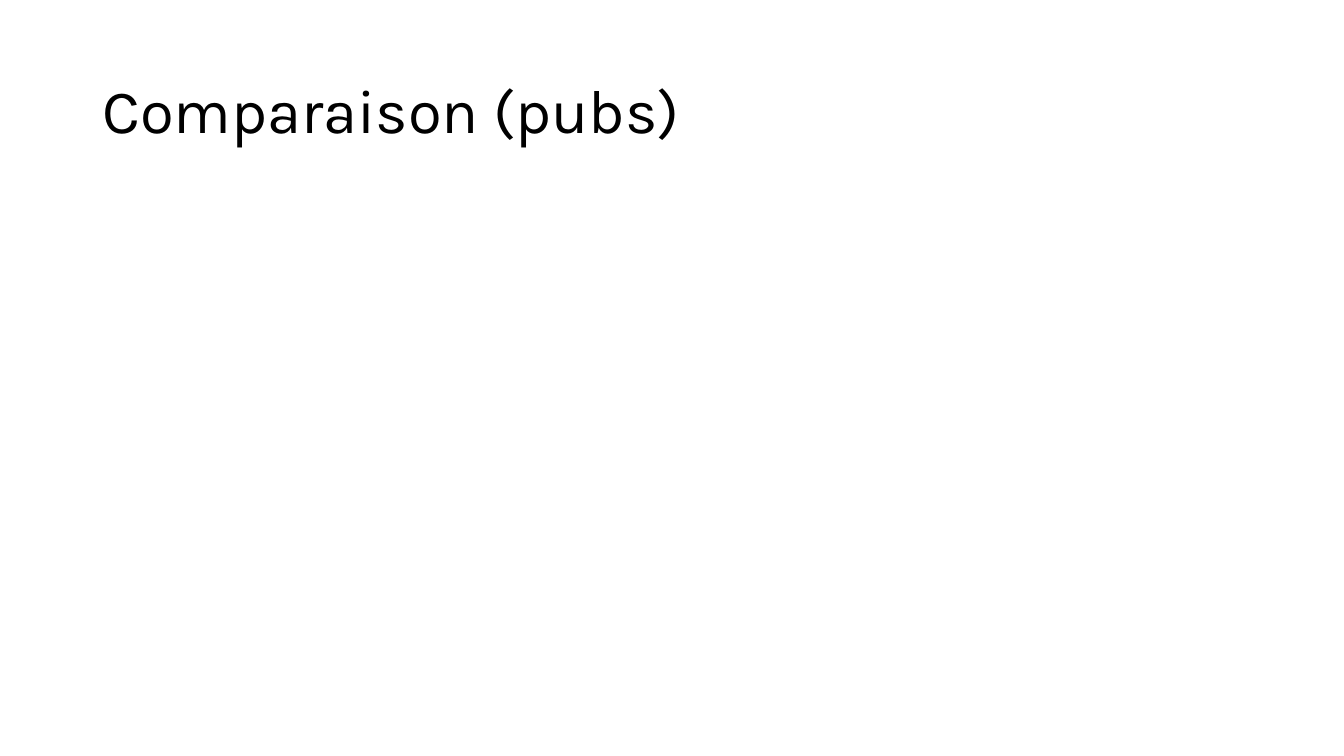
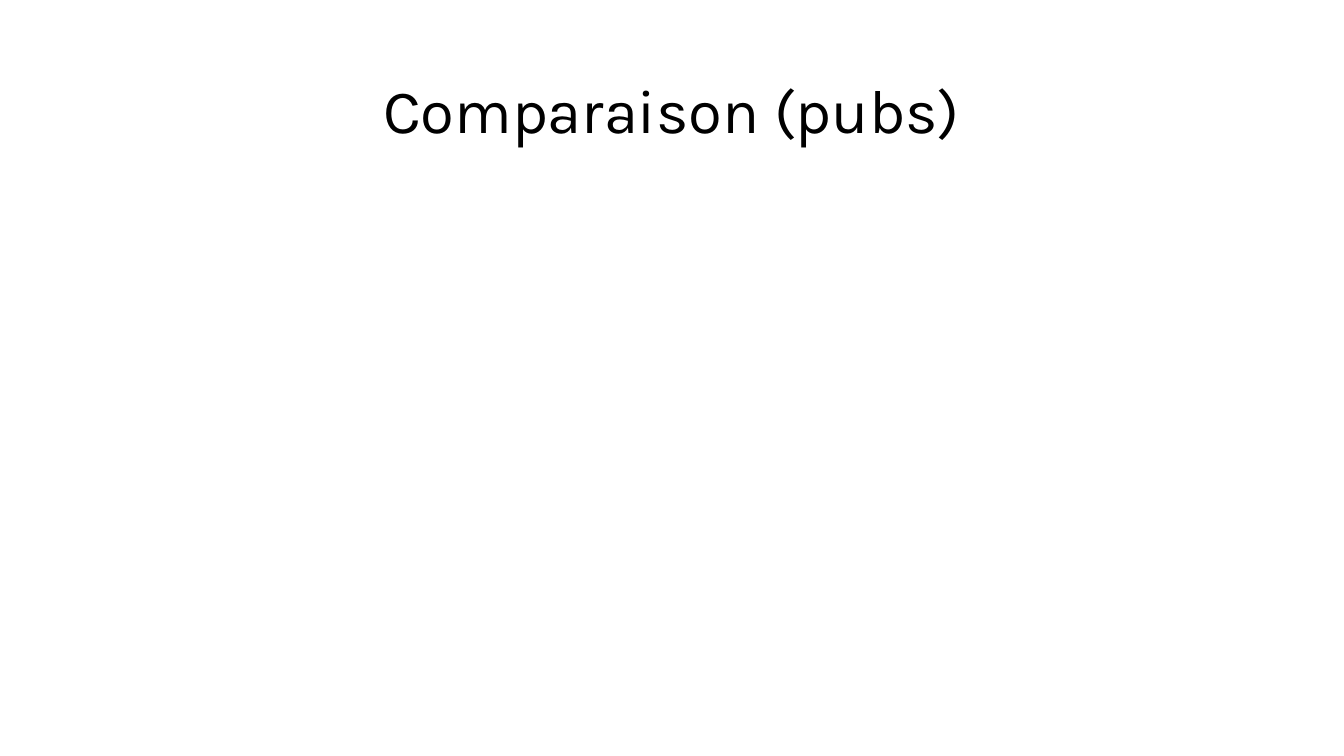
Before and after one commit to Scortail/AnglaisAd, a slide deck: slide 4 of slides.pptx. Drawn at 1344x756 pixels with LibreOffice and Linux fonts; fonts in the diff are those of the drawing. Boxes give left, top, right and bottom in pixels: in the first picture for what was removed or moved away, otherwise in the second. Text is boxed around its words. In the diff, an @@ line names an element or a change of style, - is before the commit and + after.

```diff
--- a/slides.pptx
+++ b/slides.pptx
@@ title "Comparaison (pubs)" at (x1=383, y1=88, x2=960, y2=148): alignment left to centre @@
```
Also in this commit, not shown: 1 other slide changed.
